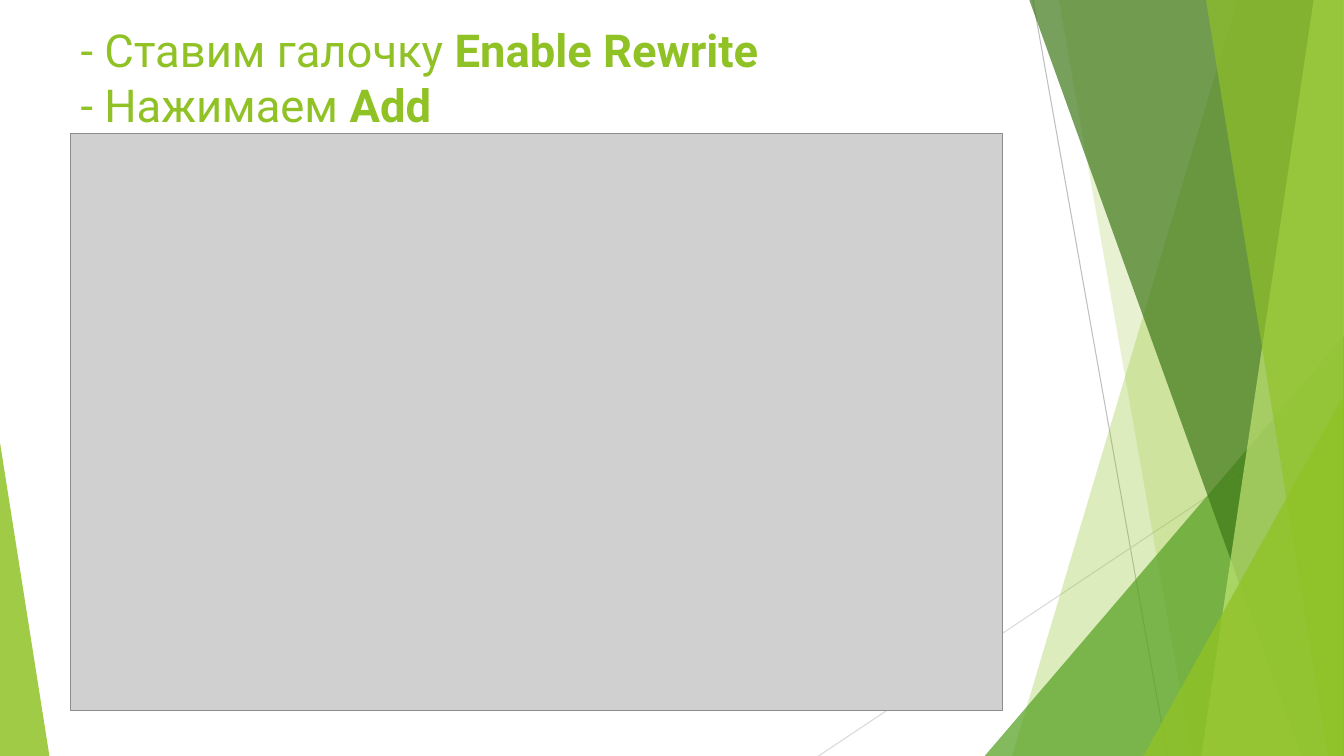
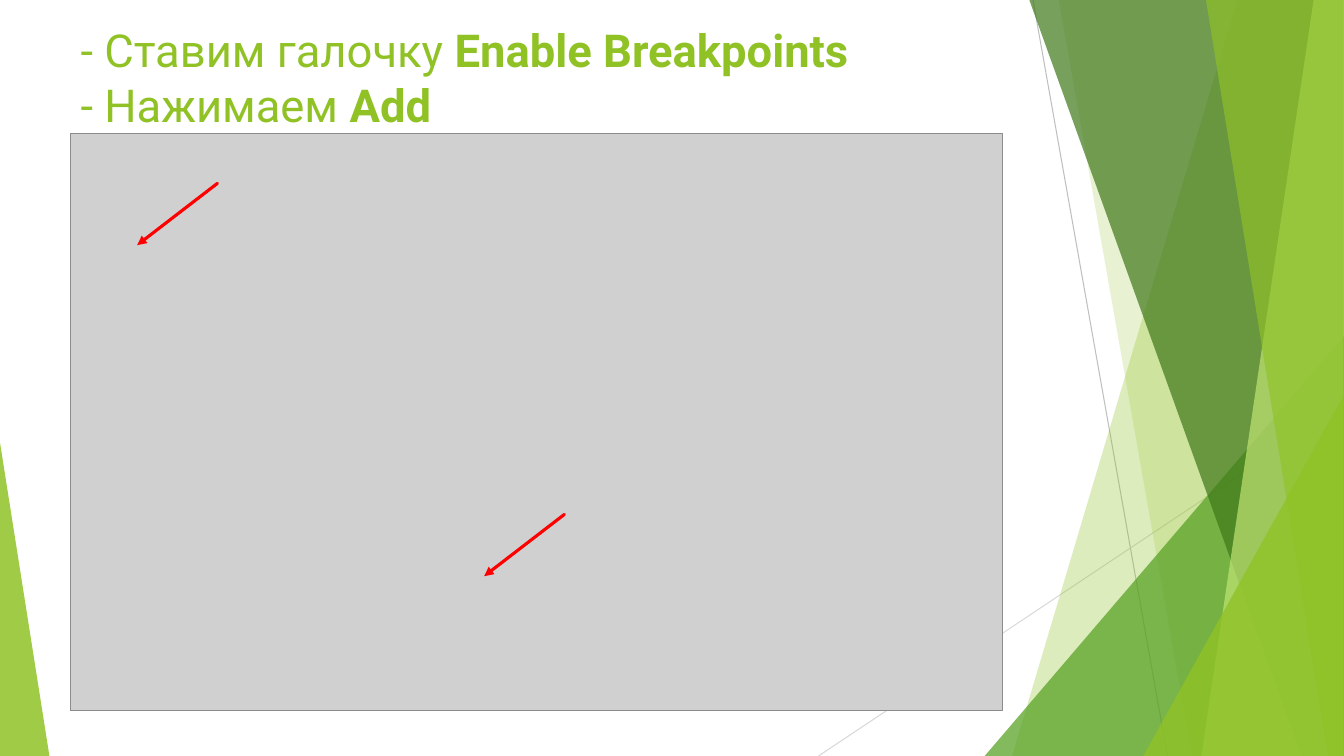
Before and after one commit to IrKoshel/Charles_Fiddler, a slide deck: slide 19 of My_Task_2_Charles_Breakepoint_Settings.pptx. Drawn at 1344x756 pixels with LibreOffice and Linux fonts; fonts in the diff are those of the drawing; grey boxes stand for pictures. Boxes give left, top, right and bottom in pixels: in the first picture for what was removed or moved away, otherwise in the second. Text is boxed around its words. In the diff, an @@ line names an element or a change of style, - is before the commit and + after.

```diff
--- a/My_Task_2_Charles_Breakepoint_Settings.pptx
+++ b/My_Task_2_Charles_Breakepoint_Settings.pptx
@@ title at box(104, 33, 848, 123): text changed @@
-- Ставим галочку Enable Rewrite
-- Нажимаем Add
+- Ставим галочку Enable Breakpoints
+- Нажимаем Add
@@ arrow added from (218, 184) to (137, 245), #FF0000 2.25 pt @@
@@ arrow added from (565, 514) to (484, 577), #FF0000 2.25 pt @@
```
Also in this commit, not shown: 22 other slides changed, 5 other files.
